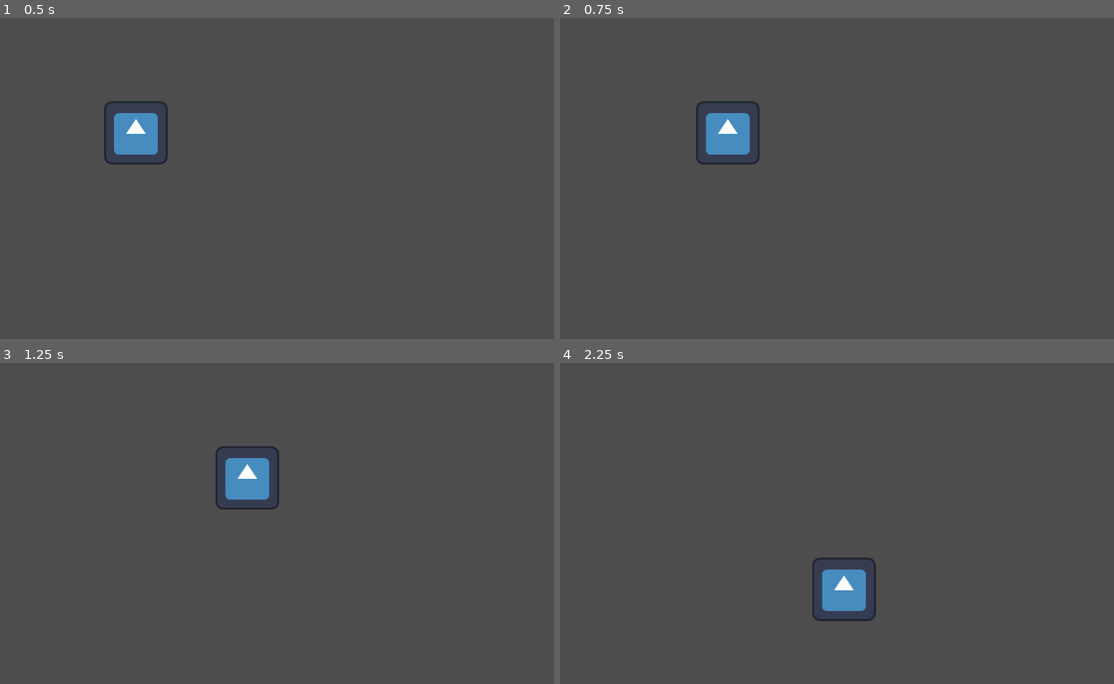
Above: before the commit, frames 1-4 (two rows, left to right).
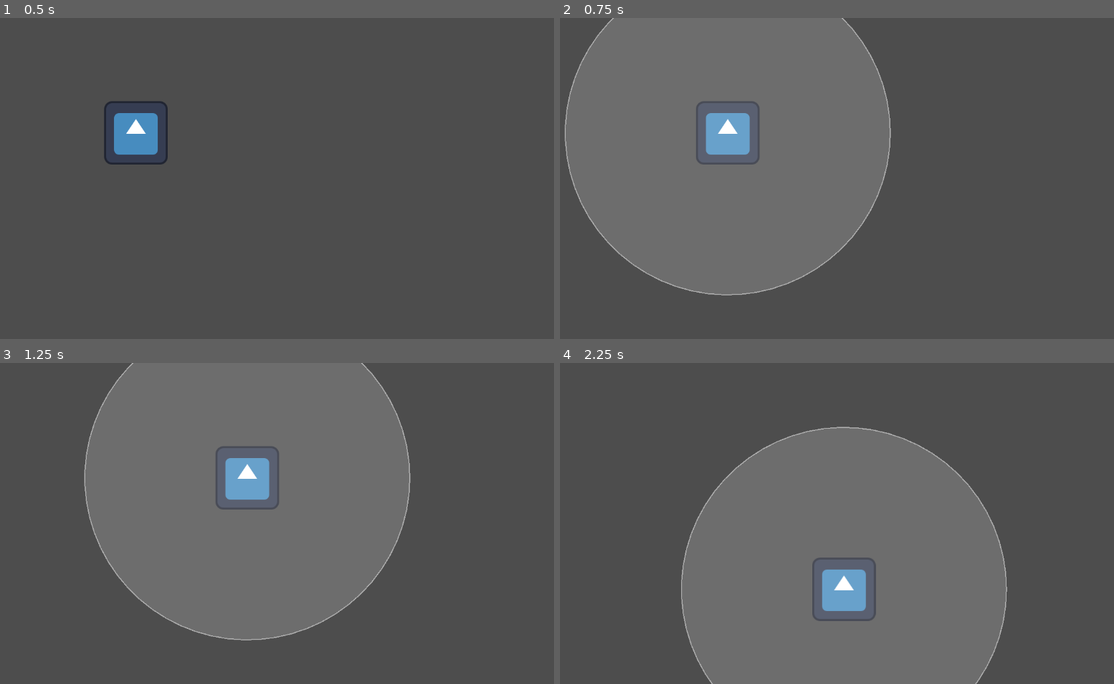
Above: after the commit, the same moments.

Repository: ternaryCat/ldjam59
Game: Godot game, scene res://components/level.tscn
Same seed, same stepped clock (60 frames per second), same inputs: the game is played once before the commit and once after it. The engine's default icon, where the game draws it, is replaced by a stand-in: a white triangle on a blue panel in a dark square.
Inputs:
- Up to frame 1 (0.5 s): no input
- Up to frame 2 (0.75 s): tap Enter at 0.5 s; hold D (right) from 0.53 s (still down); hold Space (activate, bound only after the commit) from 0.53 s (still down)
- Up to frame 3 (1.25 s): keep holding D (right); keep holding Space (activate, bound only after the commit)
- Up to frame 4 (2.25 s): release D (right) at 1.28 s; release Space (activate, bound only after the commit) at 1.28 s; hold S (down) 1.28-2.03 s; tap Space (activate, bound only after the commit) at 1.35 s; hold D (right) from 2.03 s (still down); hold Space (activate, bound only after the commit) from 2.03 s (still down); tap W (top) at 2.1 s

Frame 1 is identical in both runs. In frame 2, 42% of the frame differs, in the area x 0-60%, y 0-87%; in frame 3, 42%, in the area x 15-75%, y 0-87%; in frame 4, 40%.

Commit message:
add player area

Diff:
--- a/components/level/player.tscn
+++ b/components/level/player.tscn
@@ -1,6 +1,18 @@
 [gd_scene format=3 uid="uid://b6tdgp3g2i7k2"]
 
 [ext_resource type="Texture2D" uid="uid://cvxbsh0y4gur7" path="res://icon.svg" id="1_d7wyv"]
+[ext_resource type="Script" uid="uid://cp0ass2c5bqyc" path="res://components/level/signal_area.gd" id="2_sigar"]
+
+[sub_resource type="CircleShape2D" id="CircleShape2D_d7wyv"]
+radius = 327.0
 
 [node name="player" type="Sprite2D" unique_id=510700806]
 texture = ExtResource("1_d7wyv")
+
+[node name="signal_area" type="Area2D" parent="." unique_id=1013841445]
+collision_layer = 2
+collision_mask = 4
+script = ExtResource("2_sigar")
+
+[node name="shape" type="CollisionShape2D" parent="signal_area" unique_id=1013752150]
+shape = SubResource("CircleShape2D_d7wyv")
--- /dev/null
+++ b/components/level/signal_area.gd
@@ -0,0 +1,31 @@
+extends Area2D
+
+@export var fill_color: Color = Color(1, 1, 1, 0.18)
+@export var outline_color: Color = Color(1, 1, 1, 0.5)
+@export var outline_width: float = 2.0
+
+@onready var _shape: CollisionShape2D = $shape
+
+
+func _ready() -> void:
+	_set_active(false)
+
+
+func _unhandled_input(event: InputEvent) -> void:
+	if event.is_action_pressed("activate"):
+		_set_active(true)
+	elif event.is_action_released("activate"):
+		_set_active(false)
+
+
+func _set_active(active: bool) -> void:
+	visible = active
+	monitoring = active
+
+
+func _draw() -> void:
+	var s := _shape.shape
+	if s is CircleShape2D:
+		var r := (s as CircleShape2D).radius
+		draw_circle(_shape.position, r, fill_color)
+		draw_arc(_shape.position, r, 0.0, TAU, 64, outline_color, outline_width)
--- a/project.godot
+++ b/project.godot
@@ -43,8 +43,15 @@
 }
 activate={
 "deadzone": 0.2,
-"events": []
+"events": [Object(InputEventKey,"resource_local_to_scene":false,"resource_name":"","device":-1,"window_id":0,"alt_pressed":false,"shift_pressed":false,"ctrl_pressed":false,"meta_pressed":false,"pressed":false,"keycode":0,"physical_keycode":32,"key_label":0,"unicode":32,"location":0,"echo":false,"script":null)
+]
 }
+
+[layer_names]
+
+2d_physics/layer_1="physic_objects"
+2d_physics/layer_2="signal_area"
+2d_physics/layer_3="enemy"
 
 [physics]
 
